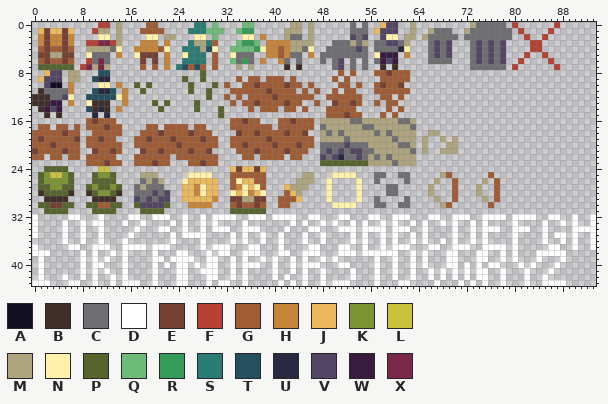
Sprite sheet, stored at public/i.png. Above, as it was before the edit.
The file is 94x44 pixels.
Palette (. is transparent): A #120e23  B #402e2b  C #6f6e72  D #ffffff  E #764032  F #b74132  G #a15c34  H #c78539  J #ebb85b  K #7e9432  L #c9c03d  M #aea47e  N #fff1a9  P #56642e  Q #6dba79  R #349c58  S #2a7d75  T #24505f  U #2a2942  V #534664  W #3a1b40  X #7a2849
Pixels before (only the part around the change), first column x 39:
 6 ..HC.C...C.CV.C.C.CWVW.....CCCC...CVCVCV..F....F.......
 7 ...B.B.....CV.C.C..B.B............CCCCCC.F......F......
 8 ............G.G...GGEGGG...............................
 9 GGG.G......G.G.....GGGGG...............................
10 GGGEGG.G....GG.G..GEGGE................................
11 EGGGG.G.G..G.GG...GGGGGG...............................
12 GEGGGGGG..GGGGGG...GG.G................................
13 GGGEGG..G..EGGEG..G.GG.................................
14 GG.GG.G...GGGGG.....G.G................................
15 ..........GGGEGG...G.G.................................
16 ..GGEGGG.MMMMMCCMMMMMMCCM..............................
17 G.GGGGGG.CMMMMMMCCMMMMMMC..............................
18 GGGEGGE..MCMCMMMMMCMCMMMM..MM..........................
19 EGGGGGGG.MMMMCMMMMMMMCMMM.M..M.M.......................
20 GEGGGEGG.CCCCVCCCMMMMMCCM.M...MM.......................
21 GGGEGGG..CVCVCVVCCMMMMMMC.M..MMM.......................
22 GGG.GG...VCVUCCVCMCMCMMMM..............................
23 .........PPPPPPPPMMMMCMMM..............................
24 .......................................................
25 ......MM...NNNN...CC..CC.....MG......G.................
26 .....MMM..N....N..C....C....M..G....M.G................
27 ...JMMM...N....N....CC.....M...G...M..G................
28 ...GJM....N....N....CC.....M...G...M..G................
29 ..GGGJ....N....N..C....C....M..G....M.G................
30 ..GG.......NNNN...CC..CC.....MG......G.................
31 .......................................................
32 .DDDD..DD...DD...DD..DDD...DD..DDD..DDDD.DDDD..DD..D..D
33 ....D.D..D.D..D.D..D.D..D.D..D.D..D.D....D....D..D.D..D
34 ...D...DD...DDD.DDDD.DDD..D....D..D.DDD..DDD..D....DDDD
35 ..D...D..D....D.D..D.D..D.D....D..D.D....D....D.DD.D..D
36 ..D...D..D....D.D..D.D..D.D..D.D..D.D....D....D..D.D..D
37 ..D....DD...DD..D..D.DDD...DD..DDD..DDDD.D.....DD..D..D
38 ..DD..DDD...DDD.DDDDDD..D.D...DD...DD..D.D...DDDDD.....
The same view after the edit:
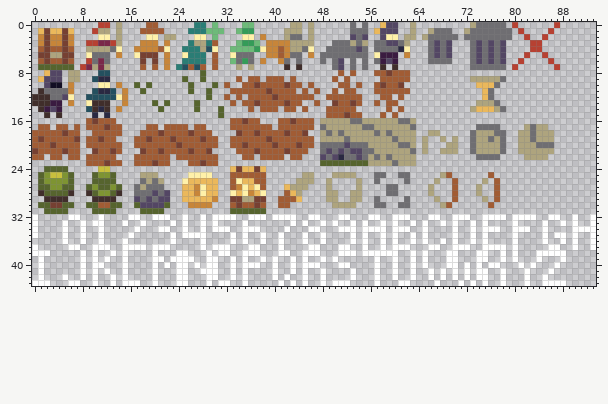
Change:
There is now colour C in row 9 at x 78; in row 10 at x 77; in rows 11 to 12 at x 76; in row 13 at x 77; in row 14 at x 78; in row 17 at x 74 to 77 and 83.
There is now colour C in row 18 at x 73, 77 to 78 and 83; in row 19 at x 73, 76, 78 and 83; in row 20 at x 73, 78 and 84 to 86; in row 21 at x 73 and 78; in row 22 at x 74 to 77.
There is now colour J in row 10 at x 74 to 76; in rows 11 to 12 at x 75; in row 14 at x 74 to 76.
There is now colour M in row 9 at x 73 to 77; in row 13 at x 74 to 76; in row 14 at x 73 and 77; in row 17 at x 82 and 84 to 85; in row 18 at x 74 to 76, 81 to 82 and 84 to 86; in row 19 at x 74 to 75, 77, 81 to 82 and 84 to 86.
There is now colour M in row 20 at x 74 to 77 and 81 to 83; in row 21 at x 74 to 77 and 81 to 86; in row 22 at x 82 to 85; in rows 28 to 29 at x 50 and 53.
The edit turns colour N into colour M in row 25 at x 50 to 53; in rows 26 to 29 at x 49 and 54; in row 30 at x 50 to 53.
Changed places in both pictures, as pixel boxes (x1, y1, x2, y2):
added: (470, 76, 554, 160)
changed: (326, 172, 362, 208)
